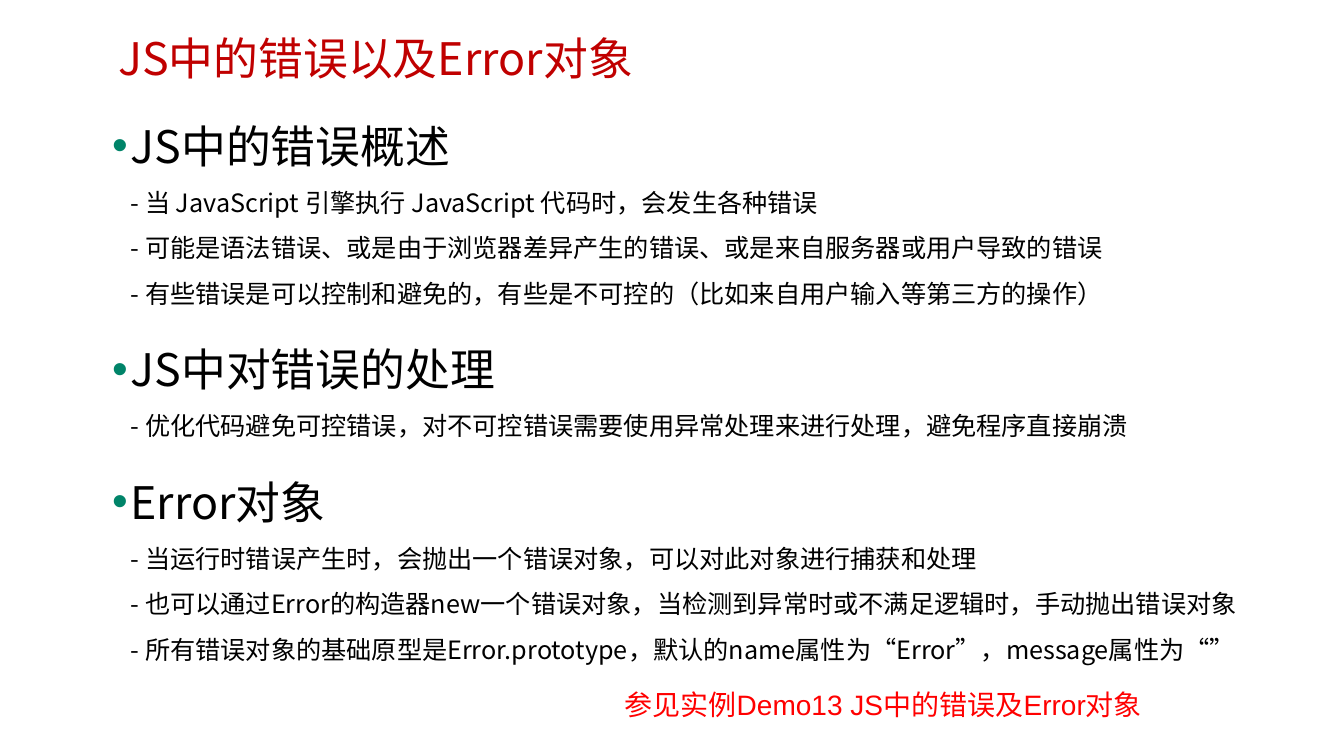
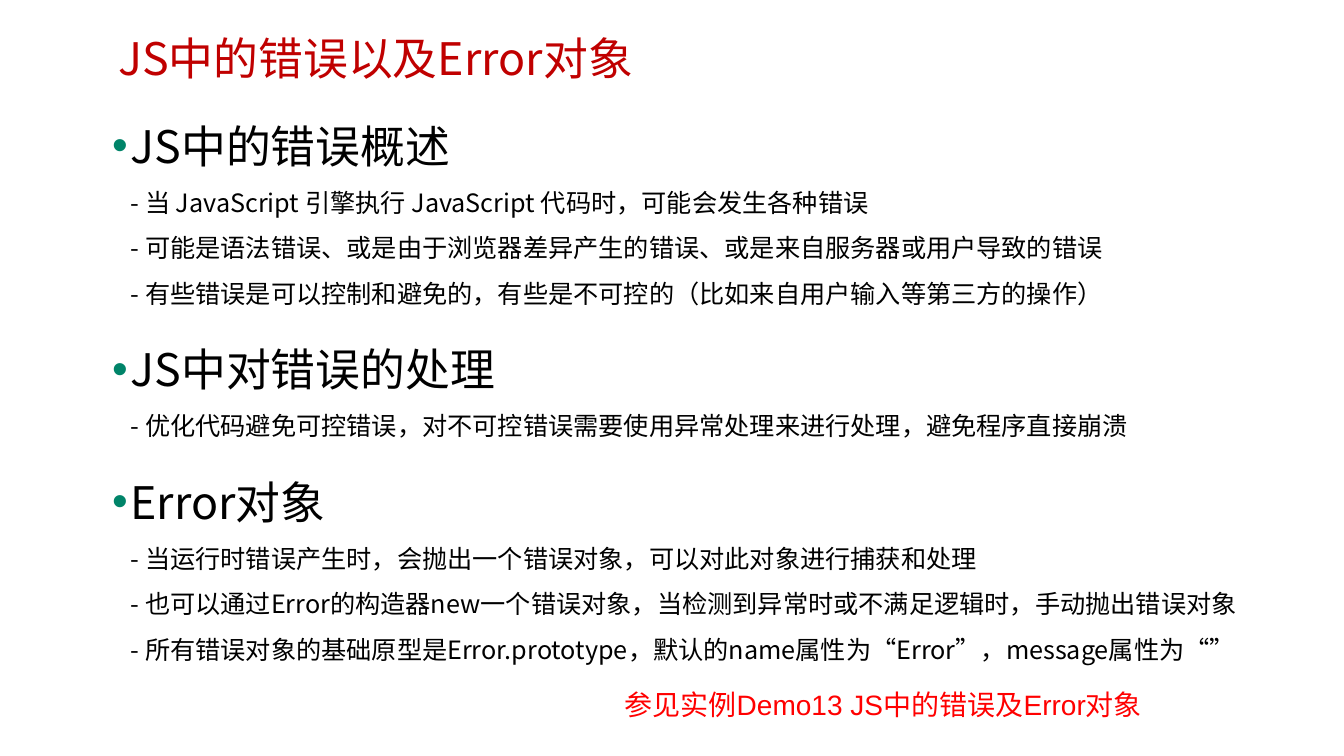
Before and after one commit to edu2act/course-javascript-advanced, a slide deck: slide 8 of 课程PPT/21.JS标准内置对象-构造器（Error）及异常处理.pptx (slide 6 before the commit). Drawn at 1344x756 pixels with LibreOffice and Linux fonts; fonts in the diff are those of the drawing; background and template pictures are left out. Boxes give left, top, right and bottom in pixels: in the first picture for what was removed or moved away, otherwise in the second. Text is boxed around its words. In the diff, an @@ line names an element or a change of style, - is before the commit and + after.

```diff
--- a/课程PPT/21.JS标准内置对象-构造器（Error）及异常处理.pptx
+++ b/课程PPT/21.JS标准内置对象-构造器（Error）及异常处理.pptx
@@ text at [131,125,1103,306]: text changed @@
-• JS中的错误概述
-  - 当 JavaScript 引擎执行 JavaScript 代码时，会发生各种错误
-  - 可能是语法错误、或是由于浏览器差异产生的错误、或是来自服务器或用户导致的错误
-  - 有些错误是可以控制和避免的，有些是不可控的（比如来自用户输入等第三方的操作）
+• JS中的错误概述
+  - 当 JavaScript 引擎执行 JavaScript 代码时，可能会发生各种错误
+  - 可能是语法错误、或是由于浏览器差异产生的错误、或是来自服务器或用户导致的错误
+  - 有些错误是可以控制和避免的，有些是不可控的（比如来自用户输入等第三方的操作）
```
Also in this commit, not shown: 2 other slides changed, 2 slides added, 3 other files.
